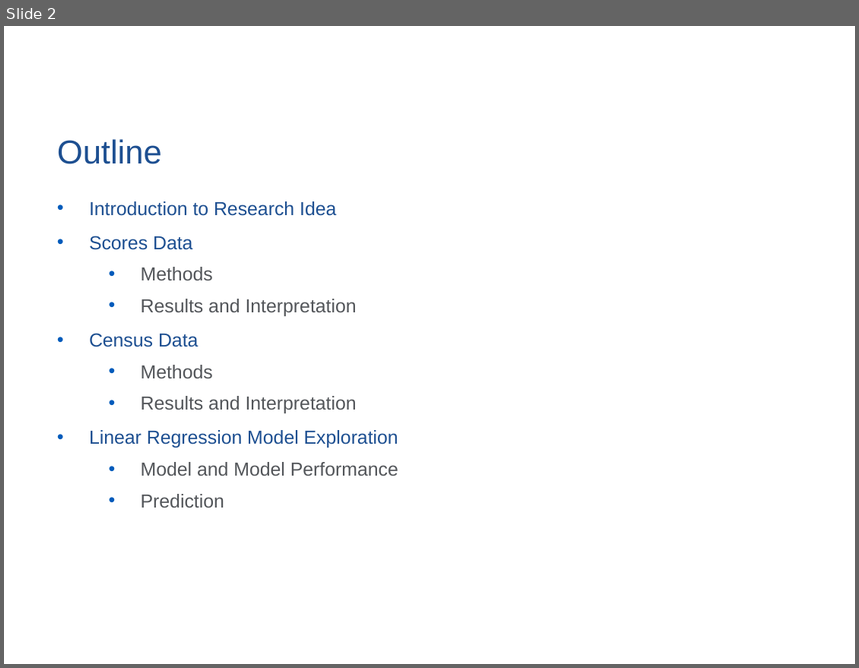
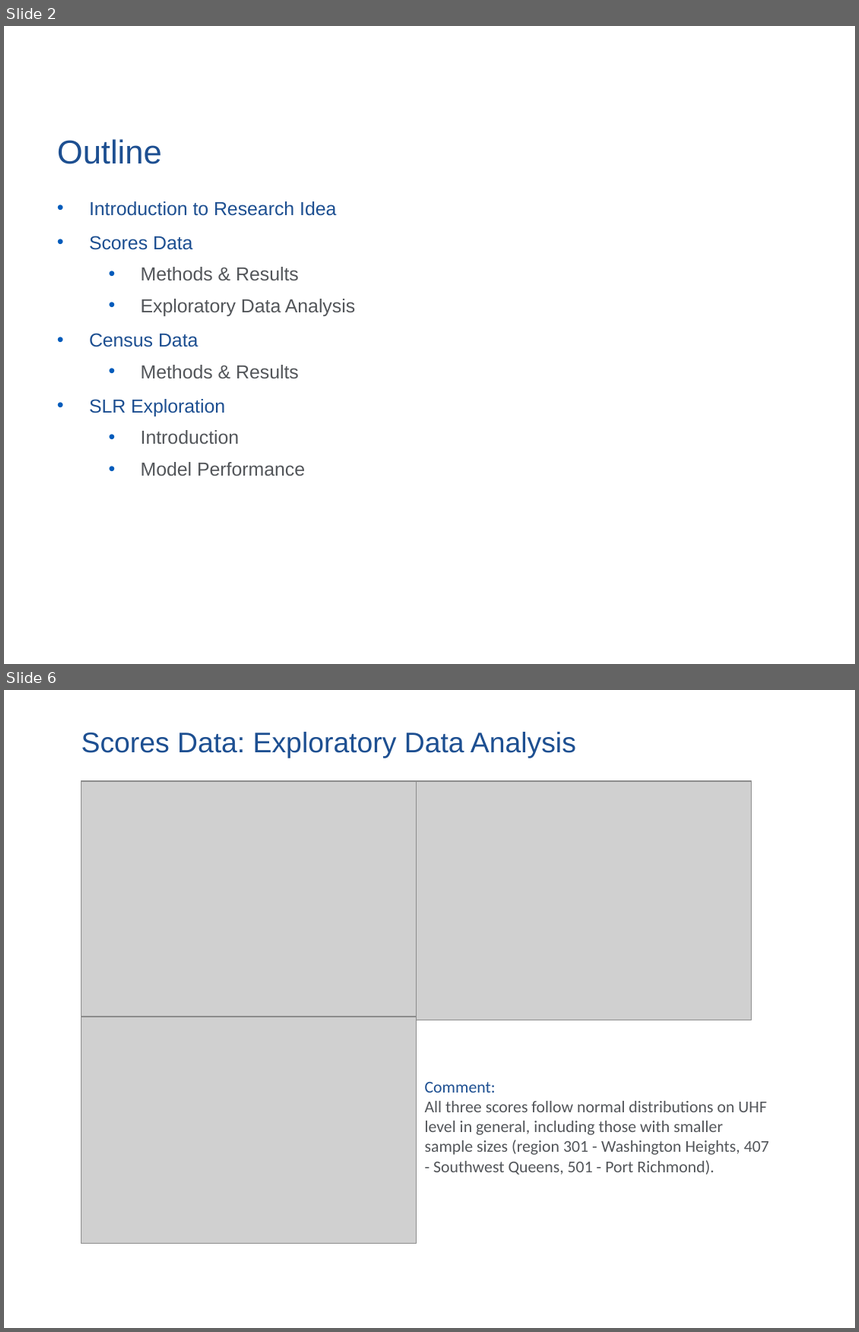
Before and after one commit to huanyuchen0823/mapping, a slide deck: update_pre.pptx. Shown one above the other, each under a label of ours: slide 2 before the commit, slides 2 and 6 after it; the slides between them are not shown. The pictures are 859x668 and 859x1332 pixels, drawn with LibreOffice and Linux fonts; fonts in the diff are those of the drawing; grey boxes stand for pictures; background and template pictures are left out. Boxes give left, top, right and bottom in pixels: in the first picture for what was removed or moved away, otherwise in the second. Text is boxed around its words. In the diff, an @@ line names an element or a change of style, - is before the commit and + after.

```diff
--- a/update_pre.pptx
+++ b/update_pre.pptx
@@ slide 6 added at <box>4,690,855,1328</box>, background picture (left out) @@
@@ title added at <box>82,732,576,758</box>, 24 pt, text #1D4F91 @@
+Scores Data: Exploratory Data Analysis
@@ picture added at <box>82,781,417,1017</box> @@
@@ picture added at <box>416,781,751,1021</box> @@
@@ picture added at <box>82,1017,417,1243</box> @@
@@ text added at <box>425,1082,769,1175</box>, 14 pt, text #53565A @@
+Comment:
+All three scores follow normal distributions on UHF level in general, including those with smaller sample sizes (region 301 - Washington Heights, 407 - Southwest Queens, 501 - Port Richmond).
@@ page number added at <box>593,1289,791,1323</box>, 10 pt, text #FFFFFF @@
+6
@@ slide 2 changed as well @@
@@ text at <box>141,267,355,316</box>: text changed @@
-  • Methods
-  • Results and Interpretation
+  • Methods & Results
+  • Exploratory Data Analysis
@@ text at <box>89,365,305,476</box>: text changed @@
-  • Methods
-  • Results and Interpretation
-• Linear Regression Model Exploration
-  • Model and Model Performance
-  • Prediction
+  • Methods & Results
+• SLR Exploration
+  • Introduction
+  • Model Performance
```
Also in this commit, not shown: 6 other slides changed, 1 other slide added, 2 slides removed, 6 other files.
